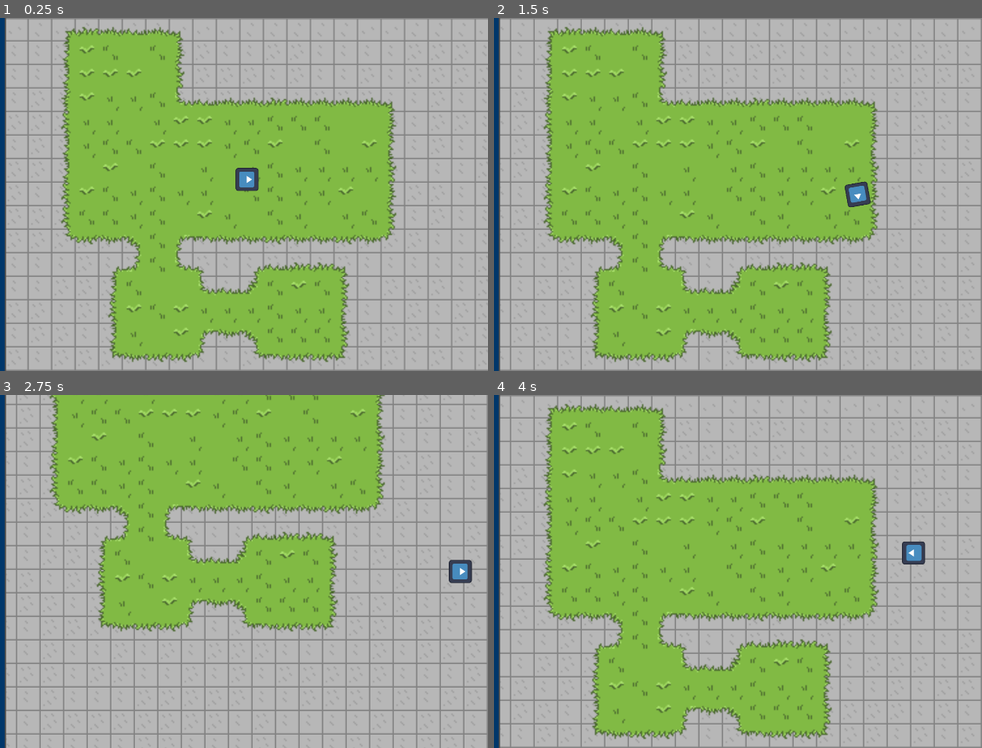
Above: before the commit, frames 1-4 (two rows, left to right).
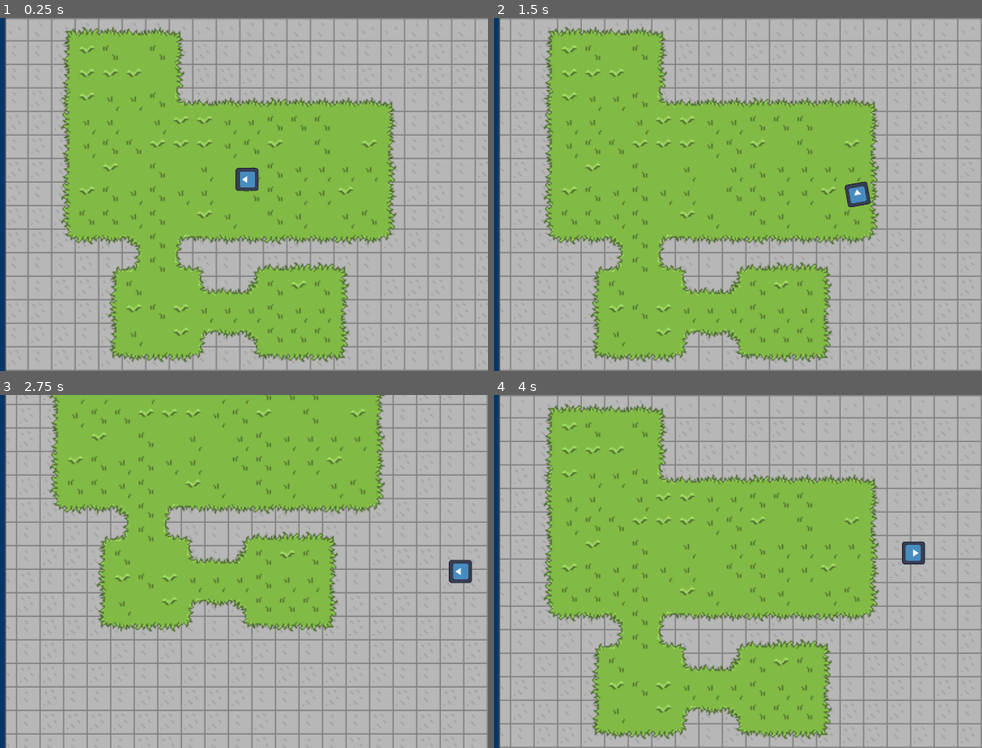
Above: after the commit, the same moments.

Repository: Earth-Turtle/jan-jam
Game: Godot game, scene res://scenes/Level_UI.tscn
The game is run twice, just before and just after one commit, with the same random seed, the same clock (stepped at 60 frames per second) and the same inputs. This scene is started directly instead of the project's main scene. The engine's default icon, where the game draws it, is replaced by a stand-in: a white triangle on a blue panel in a dark square.
Inputs:
- Up to frame 1 (0.25 s): no input
- Up to frame 2 (1.5 s): tap Enter at 0.5 s; hold Right (ui_right) 0.53-1.28 s; hold Down (ui_down) from 1.28 s (still down)
- Up to frame 3 (2.75 s): release Down (ui_down) at 2.03 s; hold Right (ui_right) from 2.03 s (still down)
- Up to frame 4 (4 s): release Right (ui_right) at 2.78 s; hold Up (ui_up) 2.78-3.53 s; hold Left (ui_left) from 3.53 s (still down)

The runs differ from the first frame. In frame 1, less than 0.1% of the frame differs, in the area x 49-53%, y 43-48%; in frame 2, less than 0.1%; in frame 3, less than 0.1%, in the area x 92-96%, y 47-53%; in frame 4, less than 0.1%.

Commit message:
rotate player with movement instead of sprite

Diff:
--- a/entities/player.tscn
+++ b/entities/player.tscn
@@ -11,6 +11,7 @@
 script = ExtResource("1_6g3re")
 
 [node name="Sprite2D2" type="Sprite2D" parent="."]
+rotation = -1.5708
 scale = Vector2(0.55, 0.55)
 texture = ExtResource("1_kgk6k")
 
--- a/scripts/player.gd
+++ b/scripts/player.gd
@@ -25,7 +25,7 @@
 	velocity = velocity.move_toward(direction * max_velocity, acceleration * delta)
 
 	move_and_slide()
-	$Sprite2D2.rotation = velocity.angle() + (PI / 2)
+	look_at(transform.origin + velocity)
 
 
 # Called every frame. 'delta' is the elapsed time since the previous frame.
